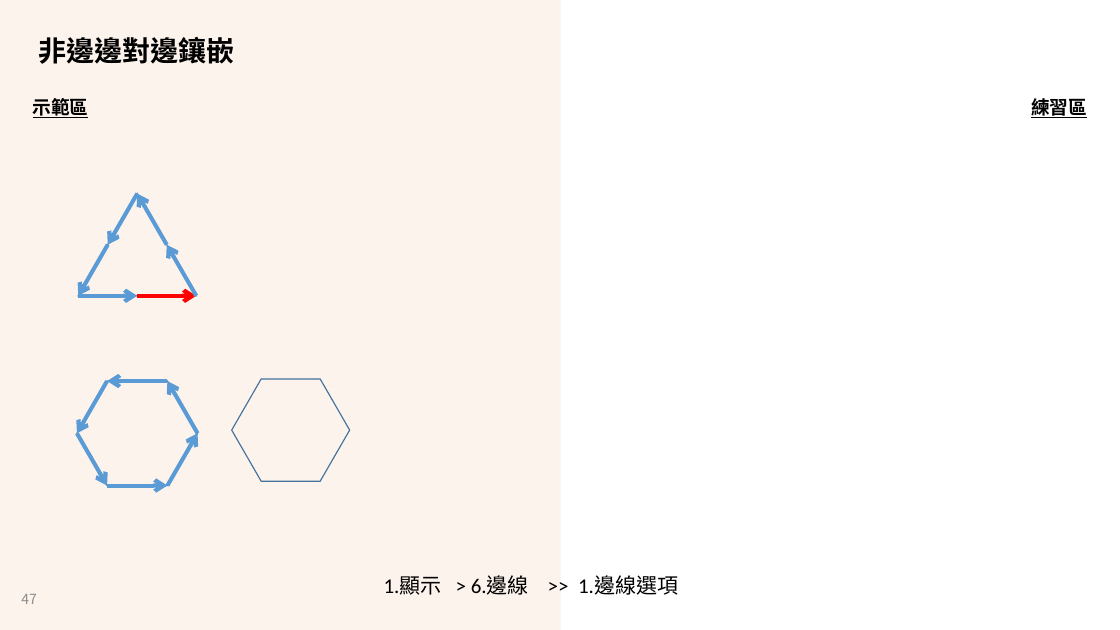
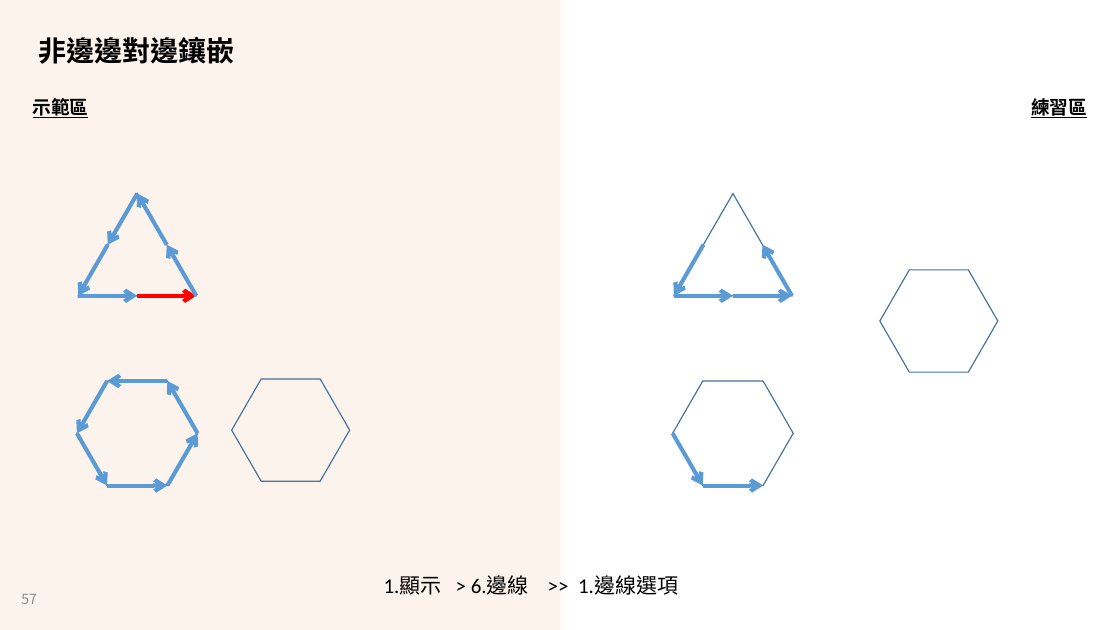
Before and after one commit to LittleD3092/My-Vault, a slide deck: slide 57 of Patterning and Drawing/4/AMA-數藝-5-2-5-密鋪-轉化-2024-0419.pptx (slide 47 before the commit). Drawn at 1120x630 pixels with LibreOffice and Linux fonts; fonts in the diff are those of the drawing; background and template pictures are left out. Boxes give left, top, right and bottom in pixels: in the first picture for what was removed or moved away, otherwise in the second. Text is boxed around its words. In the diff, an @@ line names an element or a change of style, - is before the commit and + after.

```diff
--- a/Patterning and Drawing/4/AMA-數藝-5-2-5-密鋪-轉化-2024-0419.pptx
+++ b/Patterning and Drawing/4/AMA-數藝-5-2-5-密鋪-轉化-2024-0419.pptx
@@ freeform shape added at box(674, 193, 791, 296), outline #43739E 1 pt @@
@@ arrow added from (703, 245) to (674, 296), #5B9BD5 3.5 pt @@
@@ arrow added from (792, 296) to (763, 245), #5B9BD5 3.5 pt @@
@@ arrow added from (674, 296) to (734, 296), #5B9BD5 3.5 pt @@
@@ arrow added from (734, 296) to (792, 296), #5B9BD5 3.5 pt @@
@@ freeform shape added at box(880, 270, 997, 372), outline #43739E 1 pt @@
@@ freeform shape added at box(673, 381, 794, 486), outline #43739E 1 pt @@
@@ arrow added from (673, 434) to (703, 486), #5B9BD5 3.5 pt @@
@@ arrow added from (703, 486) to (763, 486), #5B9BD5 3.5 pt @@
@@ page number at box(21, 594, 37, 604): text changed @@
-47
+57
```
Also in this commit, not shown: 28 other slides changed, 10 slides added, 3 other files.
